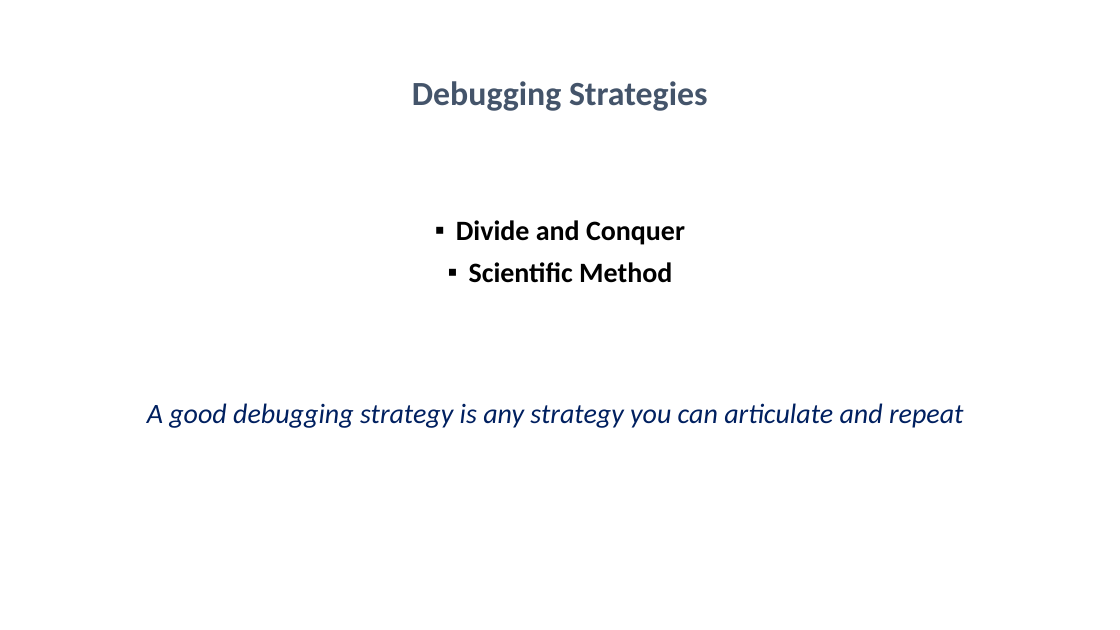
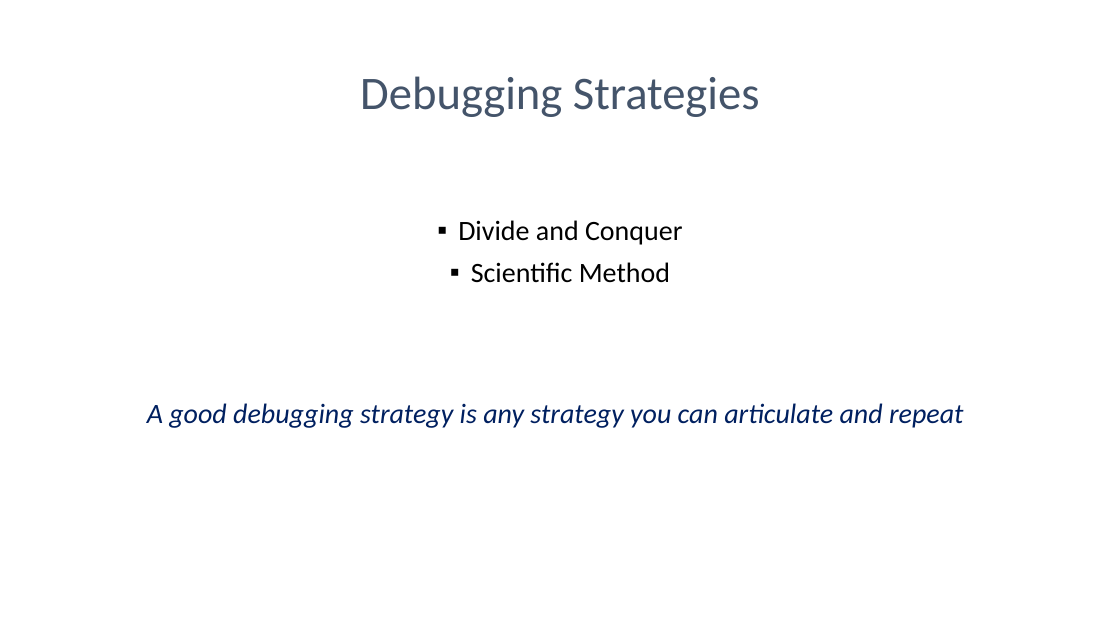
Before and after one commit to KathleenDollard/talks-debugging, a slide deck: slide 17 of Debugging.pptx (slide 18 before the commit). Drawn at 1120x630 pixels with LibreOffice and Linux fonts; fonts in the diff are those of the drawing. Boxes give left, top, right and bottom in pixels: in the first picture for what was removed or moved away, otherwise in the second. Text is boxed around its words. In the diff, an @@ line names an element or a change of style, - is before the commit and + after.

Commit message:
formatting

```diff
--- a/Debugging.pptx
+++ b/Debugging.pptx
@@ title "Debugging Strategies" at (360, 76, 760, 117): size 29 to 40 pt, bold off @@
@@ text "Divide and Conquer" at (458, 220, 682, 283): bold off @@
```
Also in this commit, not shown: 3 other slides changed, 1 slide removed.
